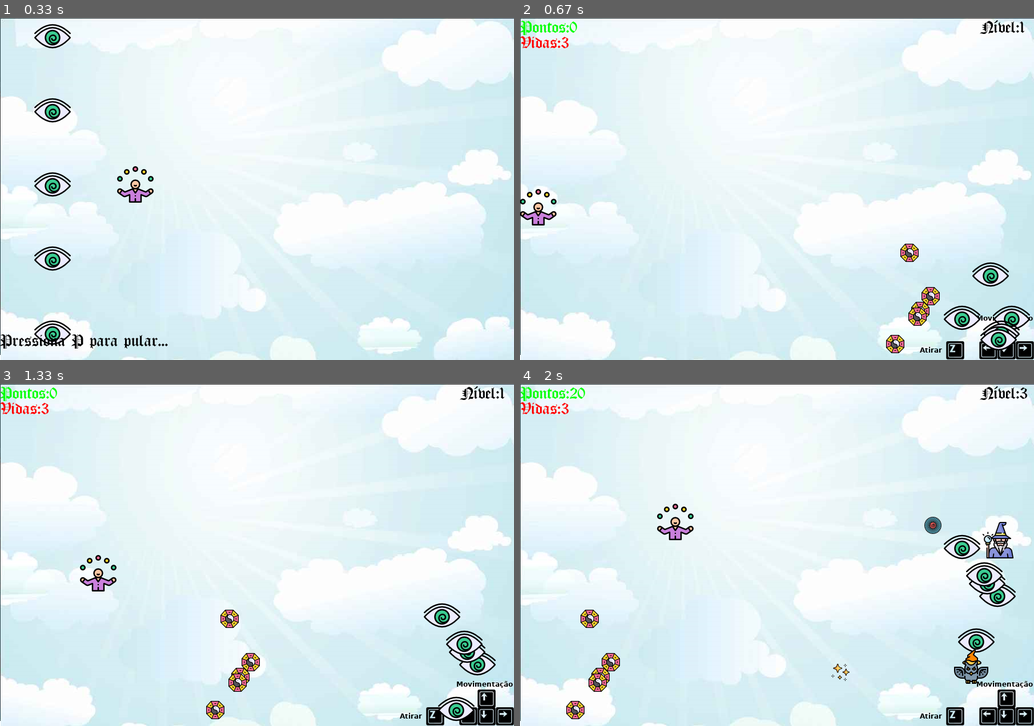
Above: before the commit, frames 1-4 (two rows, left to right).
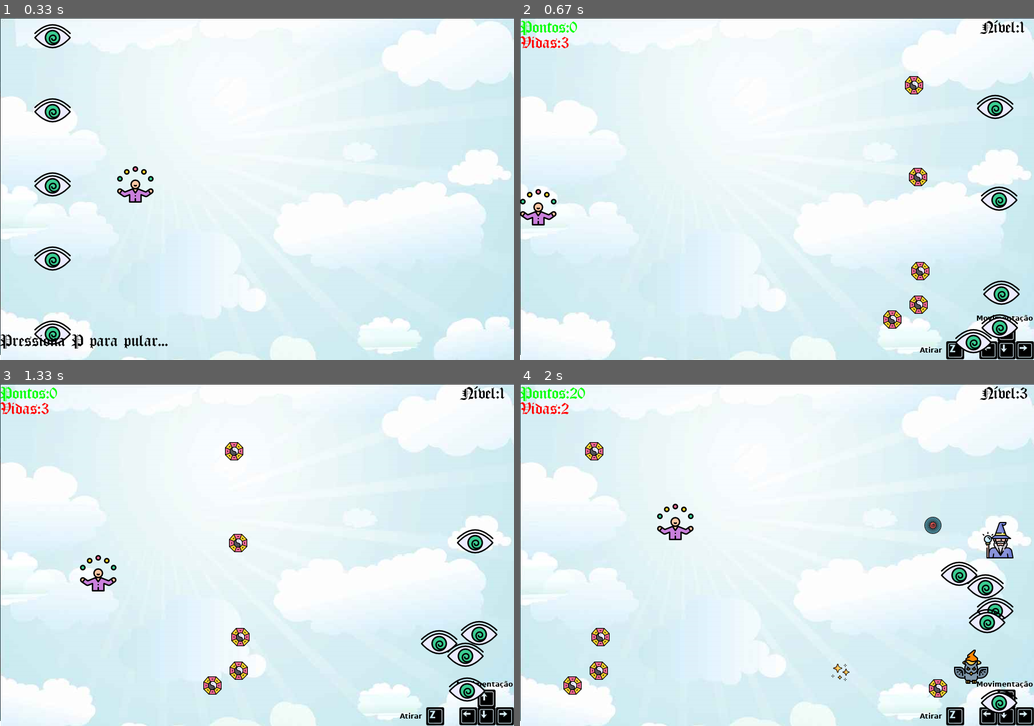
Above: after the commit, the same moments.

Repository: CiceroWesley/projeto-pygame
Game: pygame game, started from main.py
The game is run twice, just before and just after one commit, with the same random seed, the same clock (stepped at 60 frames per second) and the same inputs.
Inputs:
- Up to frame 1 (0.33 s): no input
- Up to frame 2 (0.67 s): hold P from 0.33 s (still down)
- Up to frame 3 (1.33 s): release P at 0.8 s; hold Right 0.83-1.3 s
- Up to frame 4 (2 s): hold Up 1.33-1.63 s; tap F at 1.4, 1.73 s; hold Right from 1.67 s (still down)

Frame 1 is identical in both runs. In frame 2, 3.8% of the frame differs, in the area x 70-100%, y 17-99%; in frame 3, 3.6%; in frame 4, 3.5%.

Commit message:
Add files via upload

Diff:
--- /dev/null
+++ b/abert.py
@@ -0,0 +1,65 @@
+import pygame,sys
+from random import randint
+#from funcoes import *
+from jog import *
+from ini import *
+from outros import *
+from time import sleep
+
+pygame.init()
+
+
+#abertura
+def animation():
+    fundo2 = pygame.image.load('imagens/fundoab.png')
+    running = True
+    playerX = 150
+    playerY = 260
+    playerXmuda = 2.3
+    playerYmuda = 0
+
+    enemyX = []
+    enemyY = []
+    enemyXmuda = []
+    enemyYmuda = []
+    enemy = 5
+    posY = [0,130,260,390,520]
+    for i in range(enemy):
+
+        #enemyfoto.append(pygame.image.load('imagens/spiral.png'))
+        enemyX.append(0)
+        enemyY.append(posY[i])
+        enemyXmuda.append(2.50)
+        enemyYmuda.append(0)
+    while running:
+        tela.blit(fundo2,(0,0))
+        for evento in pygame.event.get():
+            if evento.type == pygame.QUIT:
+                pygame.quit()
+                sys.exit()
+            if evento.type == pygame.KEYDOWN:
+                if evento.key == pygame.K_p:
+                    running = False
+
+
+        for i in range(enemy):
+            enemyX[i] += enemyXmuda[i]
+            inimigo(enemyX[i], enemyY[i], i)
+
+        playerX+=playerXmuda
+        jogador(playerX,playerY)
+        pularanimacao = fonte.render('Pressiona P para pular...', True, (0,0,0))
+
+        #print 'Pressiona P para pular...'
+        if playerX > 50 and playerX < 1000:  #(50 é maior q 150)
+            tela.blit(pularanimacao,(0,550))
+
+        #print nome do jogo
+        if playerX > 950:
+            gamename = fontef.render('Magic Shooters',True,(0,0,0))
+            tela.blit(gamename,(260,250)) #centralizar na tela
+
+        if playerX > 1000:
+            sleep(2)
+            running=False
+        pygame.display.update()
--- /dev/null
+++ b/ini.py
@@ -0,0 +1,47 @@
+import pygame,sys
+from random import randint
+from outros import *
+#from funcoes import *
+from time import sleep
+
+pygame.init()
+
+#inimigo
+inimigofoto = []
+inimigoX = []
+inimigoY= []
+inimigoXmuda=[]
+inimigoYmuda=[]
+inimigoATV=True
+inimigos=5
+for i in range(inimigos):
+
+    inimigofoto.append(pygame.image.load('imagens/spiral.png'))
+    inimigoX.append(randint(750,836))
+    inimigoY.append(randint(0,536))
+    inimigoXmuda.append(0)
+    inimigoYmuda.append(3)
+
+#bala inimigo
+balaIfoto=[]
+balaIX=[]
+balaIY=[]
+balaIXmuda=[]
+balaIatira=[]
+for i in range(inimigos):
+    balaIfoto.append(pygame.image.load('imagens/taoism.png'))
+    balaIX.append(0)
+    balaIY.append(0)
+    balaIXmuda.append(-7)
+    balaIatira.append(1)
+
+
+#print inimigo
+def inimigo(x,y,i):
+    tela.blit(inimigofoto[i],(x,y))
+
+#print balas dos inimigos
+def balaI(x,y,i):
+    global balaIatira
+    balaIatira[i]=0
+    tela.blit(balaIfoto[i],(x,y))
--- /dev/null
+++ b/jog.py
@@ -0,0 +1,38 @@
+import pygame,sys
+from random import randint
+from outros import *
+#from funcoes import *
+from time import sleep
+
+pygame.init()
+
+#jogador
+jogadorfoto = pygame.image.load('imagens/clown.png')
+jogadorX = 0
+jogadorY = 300
+jogadorXmuda=0
+jogadorYmuda=0
+#global dificuldade
+dificuldade=1 #não utilizado ainda
+#global vidas
+vidas=3
+
+#bala jogador
+balafoto = pygame.image.load('imagens/moon.png')
+balaX=0
+balaY=0
+balaXmuda=8 #velocidade bala jogador
+balaYmuda=0
+balaatira=1
+
+#print jogador
+def jogador(x,y):
+    tela.blit(jogadorfoto,(x,y))
+
+'''
+#print bala do jogador
+def bala(x,y):
+    global balaatira
+    balaatira=0
+    tela.blit(balafoto,(x,y))
+'''
--- a/main.py
+++ b/main.py
@@ -1,24 +1,15 @@
 import pygame,sys
 from random import randint
 from funcoes import *
+from outros import *
+from ini import *
+from jog import *
+from abert import *
+#from impressoes import *
 from time import sleep
 
 pygame.init()
-
-#criando a tela
-lagalt= (900,600)
-tela = pygame.display.set_mode(lagalt)
-fundo=pygame.image.load('imagens/fundo.png')
-
-#música do jogo
-pygame.mixer.music.load('sons/KoopaCastle.mp3')
-pygame.mixer.music.play(-1)
-
-#nome do jogo e icone
-pygame.display.set_caption('Magic Shooters')
-icone = pygame.image.load('imagens/hat.png')
-pygame.display.set_icon(icone)
-
+'''
 #jogador
 jogadorfoto = pygame.image.load('imagens/clown.png')
 jogadorX = 0
@@ -28,13 +19,52 @@
 dificuldade=1 #não utilizado ainda
 vidas=3
 
+#bala jogador
+balafoto = pygame.image.load('imagens/moon.png')
+balaX=0
+balaY=0
+balaXmuda=8 #velocidade bala jogador
+balaYmuda=0
+balaatira=1
+'''
+
+'''
+#criando a tela
+lagalt= (900,600)
+tela = pygame.display.set_mode(lagalt)
+fundo=pygame.image.load('imagens/fundo.png')
+
+#música do jogo
+pygame.mixer.music.load('sons/KoopaCastle.mp3')
+pygame.mixer.music.play(-1)
+
+#nome do jogo e icone
+pygame.display.set_caption('Magic Shooters')
+icone = pygame.image.load('imagens/hat.png')
+pygame.display.set_icon(icone)
+'''
+
+'''
+#jogador
+jogadorfoto = pygame.image.load('imagens/clown.png')
+jogadorX = 0
+jogadorY = 300
+jogadorXmuda=0
+jogadorYmuda=0
+dificuldade=1 #não utilizado ainda
+vidas=3
+'''
+
+'''
 #pontos
 pontos=0
 fonte = pygame.font.Font('fontes/OldLondon.ttf',32)
 pontosX=0
 pontosY=0
 fontef = pygame.font.Font('fontes/OldLondon.ttf',64)
-
+'''
+
+'''
 #inimigo
 inimigofoto = []
 inimigoX = []
@@ -50,7 +80,9 @@
     inimigoY.append(randint(0,536))
     inimigoXmuda.append(0)
     inimigoYmuda.append(3)
-
+'''
+
+'''
 #bala jogador
 balafoto = pygame.image.load('imagens/moon.png')
 balaX=0
@@ -58,7 +90,9 @@
 balaXmuda=8 #velocidade bala jogador
 balaYmuda=0
 balaatira=1
-
+'''
+
+'''
 #bala inimigo
 balaIfoto=[]
 balaIX=[]
@@ -71,14 +105,20 @@
     balaIY.append(0)
     balaIXmuda.append(-7)
     balaIatira.append(1)
-
+'''
+
+'''
 #print jogador
 def jogador(x,y):
     tela.blit(jogadorfoto,(x,y))
-
+'''
+
+'''
 #print inimigo
 def inimigo(x,y,i):
     tela.blit(inimigofoto[i],(x,y))
+'''
+
 
 #print bala do jogador
 def bala(x,y):
@@ -86,11 +126,15 @@
     balaatira=0
     tela.blit(balafoto,(x,y))
 
+
+'''
 #print balas dos inimigos
 def balaI(x,y,i):
     global balaIatira
     balaIatira[i]=0
     tela.blit(balaIfoto[i],(x,y))
+'''
+
 
 #print pontos
 def placar(x,y):
@@ -102,31 +146,39 @@
     vida = fonte.render('Vidas:'+str(vidas),True,(255,0,0))
     tela.blit(vida,(x,y))
 
+
 #print dificuldade
 def dificult(x,y):
     dificu = fonte.render('Nível:'+str(dificuldade),True,(0,0,0))
     tela.blit(dificu,(x,y))
 
+'''
 #print 'Vc morreu'
 def gameover():
     fim = fontef.render('Vc morreu',True,(0,0,0))
     continua = fonte.render('Jogar de novo?(s ou n)',True,(0,0,0))
     tela.blit(fim,(300,250))
     tela.blit(continua,(310,315))
-
+'''
+
+'''                                   Não está sendo usada por enquanto
 #print 'Parabens, vc passou de fase'
-'''def passoudefase():
+def passoudefase():
     vitoria = fontef.render('Parabens, vc passou de fase', True, (0, 0, 0))
     continua = fonte.render('Continuar?(s ou n)', True, (0, 0, 0))
     tela.blit(vitoria, (200, 250))
     tela.blit(continua, (310, 315))
 '''
+'''
+#Print 'Parabens, vc ganhou'
 def ganhou():
     vitoria = fontef.render('Parabens, ganhou', True, (0, 0, 0))
     tela.blit(vitoria, (200, 250))
     continua = fonte.render('Jogar de novo?(s ou n)', True, (0, 0, 0))
     tela.blit(continua, (310, 315))
-
+'''
+
+'''
 #abertura
 def animation():
     fundo2 = pygame.image.load('imagens/fundoab.png')
@@ -181,6 +233,7 @@
             sleep(2)
             running=False
         pygame.display.update()
+'''
 
 #jogo
 def gameloop():
--- /dev/null
+++ b/outros.py
@@ -0,0 +1,41 @@
+import pygame,sys
+from random import randint
+#from funcoes import *
+from time import sleep
+
+pygame.init()
+
+lagalt= (900,600)
+tela = pygame.display.set_mode(lagalt)
+fundo=pygame.image.load('imagens/fundo.png')
+
+#música do jogo
+pygame.mixer.music.load('sons/KoopaCastle.mp3')
+pygame.mixer.music.play(-1)
+
+#nome do jogo e icone
+pygame.display.set_caption('Magic Shooters')
+icone = pygame.image.load('imagens/hat.png')
+pygame.display.set_icon(icone)
+
+#pontos
+#global pontos
+pontos=0
+fonte = pygame.font.Font('fontes/OldLondon.ttf',32)
+pontosX=0
+pontosY=0
+fontef = pygame.font.Font('fontes/OldLondon.ttf',64)
+
+#print 'Vc morreu'
+def gameover():
+    fim = fontef.render('Vc morreu',True,(0,0,0))
+    continua = fonte.render('Jogar de novo?(s ou n)',True,(0,0,0))
+    tela.blit(fim,(300,250))
+    tela.blit(continua,(310,315))
+
+#Print 'Parabens, vc ganhou'
+def ganhou():
+    vitoria = fontef.render('Parabens, ganhou', True, (0, 0, 0))
+    tela.blit(vitoria, (200, 250))
+    continua = fonte.render('Jogar de novo?(s ou n)', True, (0, 0, 0))
+    tela.blit(continua, (310, 315))
